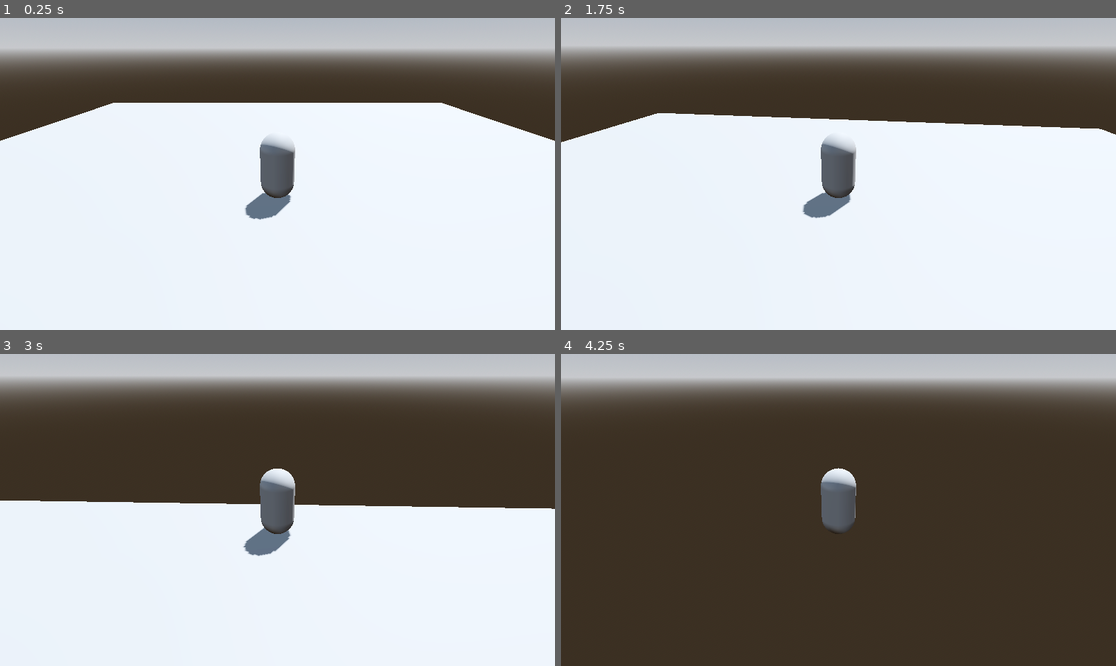
Above: before the commit, frames 1-4 (two rows, left to right).
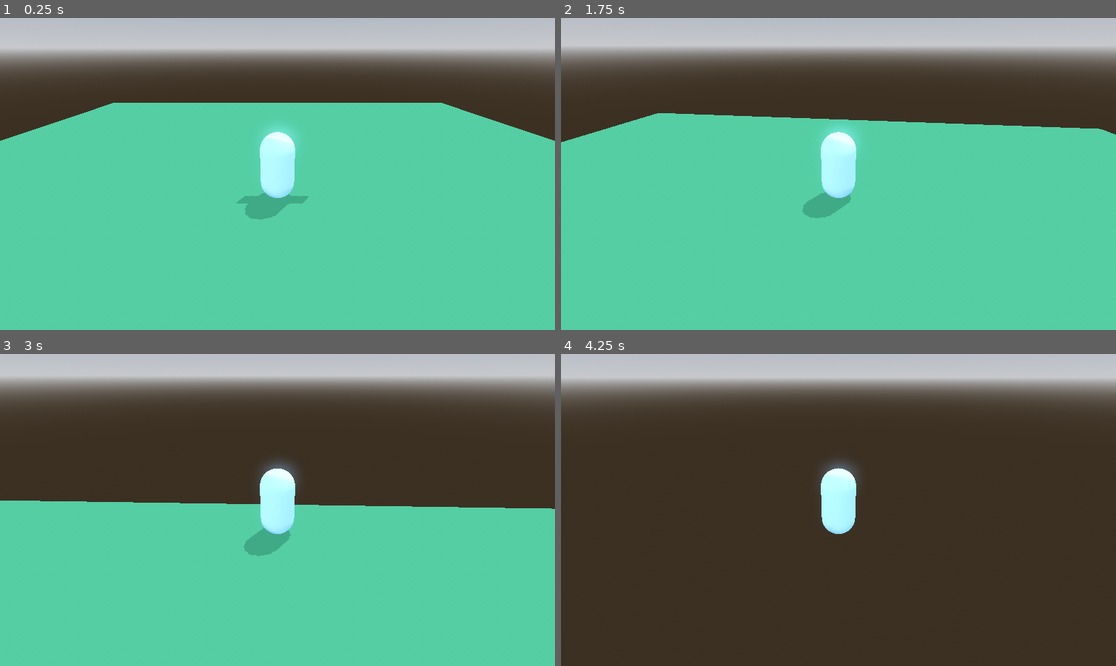
Above: after the commit, the same moments.

Repository: kyle-hessel/godot-narrative-prototype
Game: Godot game, scene res://scenes/main.tscn
The game is run twice, just before and just after one commit, with the same random seed, the same clock (stepped at 60 frames per second) and the same inputs.
Inputs (mouse positions are in pixels of both pictures, inside the frame that each line leads up to):
- Up to frame 1 (0.25 s): no input
- Up to frame 2 (1.75 s): tap Enter at 0.5 s; move the mouse to (866, 174) at 0.52 s; hold 1 (combat_action1) 0.53-1.28 s; hold W (forward) from 0.53 s (still down); tap Space (jump) at 0.77, 1.52 s; move the mouse to (810, 174) at 1.27 s; tap 2 (combat_action2) at 1.35 s
- Up to frame 3 (3 s): keep holding W (forward); move the mouse to (288, 503) at 2.02 s; hold 3 (combat_action3) 2.03-2.78 s; move the mouse to (271, 516) at 2.77 s; tap 4 (combat_action4) at 2.85 s
- Up to frame 4 (4.25 s): keep holding W (forward); tap Space (jump) at 3.02, 3.77 s; move the mouse to (877, 513) at 3.52 s; tap Shift (sprint) at 3.6 s

The runs differ from the first frame. In frame 1, 70% of the frame differs, in the area x 0-100%, y 27-100%; in frame 2, 66%; in frame 3, 53%; in frame 4, 1.3%.

Commit message:
Added halftone, toon, and outline shaders to the project and assigned them to prototype objects.

Diff:
--- a/scenes/main.tscn
+++ b/scenes/main.tscn
@@ -1,7 +1,9 @@
-[gd_scene load_steps=6 format=3 uid="uid://derbil8eh3sma"]
+[gd_scene load_steps=11 format=3 uid="uid://derbil8eh3sma"]
 
 [ext_resource type="Script" path="res://scripts/level.gd" id="1_p5pro"]
 [ext_resource type="PackedScene" uid="uid://cdplgwr0kkrcr" path="res://scenes/player.tscn" id="1_tdgme"]
+[ext_resource type="Shader" path="res://shaders/art_style/halftone.gdshader" id="2_bwlsd"]
+[ext_resource type="Shader" path="res://shaders/art_style/hq_outlines_pp.gdshader" id="3_cjaud"]
 
 [sub_resource type="ProceduralSkyMaterial" id="ProceduralSkyMaterial_fwa2y"]
 sky_horizon_color = Color(0.64625, 0.65575, 0.67075, 1)
@@ -15,6 +17,37 @@
 sky = SubResource("Sky_drhgh")
 tonemap_mode = 2
 glow_enabled = true
+
+[sub_resource type="ShaderMaterial" id="ShaderMaterial_avkuh"]
+render_priority = 0
+shader = ExtResource("2_bwlsd")
+shader_parameter/albedo = Color(0.282353, 0.486275, 0.376471, 1)
+shader_parameter/uv1_scale = Vector3(1, 1, 1)
+shader_parameter/uv1_offset = null
+shader_parameter/albedo_energy = 1.2
+shader_parameter/frequency = 134.444
+shader_parameter/radius_weight = 2.0
+shader_parameter/shade_bias = 2.0
+shader_parameter/shade_amount = 0.7
+
+[sub_resource type="QuadMesh" id="QuadMesh_nbesm"]
+flip_faces = true
+size = Vector2(2, 2)
+
+[sub_resource type="ShaderMaterial" id="ShaderMaterial_6cph7"]
+render_priority = 0
+shader = ExtResource("3_cjaud")
+shader_parameter/outlineColor = Color(0, 0, 0, 1)
+shader_parameter/depth_threshold = 0.025
+shader_parameter/normal_threshold = 0.5
+shader_parameter/normal_smoothing = 0.25
+shader_parameter/max_thickness = 1.2
+shader_parameter/min_thickness = 0.5
+shader_parameter/max_distance = 75.0
+shader_parameter/min_distance = 2.0
+shader_parameter/grazing_fresnel_power = 5.0
+shader_parameter/grazing_angle_mask_power = 1.0
+shader_parameter/grazing_angle_modulation_factor = 50.0
 
 [node name="Main" type="Node3D"]
 script = ExtResource("1_p5pro")
@@ -30,5 +63,11 @@
 transform = Transform3D(1, 0, 0, 0, 1, 0, 0, 0, 1, 0, -0.5, 0)
 use_collision = true
 size = Vector3(27.2138, 1, 30.9952)
+material = SubResource("ShaderMaterial_avkuh")
 
 [node name="Player" parent="." instance=ExtResource("1_tdgme")]
+
+[node name="PostProcessOutlineShader" type="MeshInstance3D" parent="."]
+extra_cull_margin = 16384.0
+mesh = SubResource("QuadMesh_nbesm")
+surface_material_override/0 = SubResource("ShaderMaterial_6cph7")
--- a/scenes/player.tscn
+++ b/scenes/player.tscn
@@ -1,11 +1,24 @@
-[gd_scene load_steps=7 format=3 uid="uid://cdplgwr0kkrcr"]
+[gd_scene load_steps=9 format=3 uid="uid://cdplgwr0kkrcr"]
 
 [ext_resource type="Script" path="res://scripts/player.gd" id="1_vbk4d"]
 [ext_resource type="Texture2D" uid="uid://dw4odbkkyov0u" path="res://assets/UI/Target_Reticle.png" id="2_3hnpp"]
+[ext_resource type="Shader" path="res://shaders/art_style/halftone.gdshader" id="2_cyob2"]
 
 [sub_resource type="CapsuleShape3D" id="CapsuleShape3D_ty4c4"]
 
 [sub_resource type="CapsuleMesh" id="CapsuleMesh_c2aid"]
+
+[sub_resource type="ShaderMaterial" id="ShaderMaterial_tc8uh"]
+render_priority = 0
+shader = ExtResource("2_cyob2")
+shader_parameter/albedo = Color(0.552941, 0.752941, 0.929412, 1)
+shader_parameter/uv1_scale = Vector3(1, 1, 1)
+shader_parameter/uv1_offset = null
+shader_parameter/albedo_energy = 1.2
+shader_parameter/frequency = 330.0
+shader_parameter/radius_weight = 2.0
+shader_parameter/shade_bias = 2.0
+shader_parameter/shade_amount = 0.7
 
 [sub_resource type="SeparationRayShape3D" id="SeparationRayShape3D_pieuv"]
 slide_on_slope = true
@@ -23,6 +36,7 @@
 [node name="MeshInstance3D" type="MeshInstance3D" parent="."]
 transform = Transform3D(1, 0, 0, 0, 1, 0, 0, 0, 1, 0, 1, 0)
 mesh = SubResource("CapsuleMesh_c2aid")
+surface_material_override/0 = SubResource("ShaderMaterial_tc8uh")
 
 [node name="SpringArm3D" type="SpringArm3D" parent="."]
 transform = Transform3D(1, 0, 0, 0, 0.906307, 0.422618, 0, -0.422618, 0.906307, 0, 0.744943, 0)
--- /dev/null
+++ b/shaders/art_style/flexible_toon_shader.gdshader
@@ -0,0 +1,104 @@
+shader_type spatial;
+
+//render_mode ambient_light_disabled;
+
+// AUTHOR: CaptainProton42, atzuk4451
+
+uniform vec4 albedo : source_color = vec4(1.0f);
+uniform sampler2D albedo_texture : source_color;
+uniform float albedo_energy : hint_range(0.5, 2.0) = 1.2;
+uniform bool clamp_diffuse_to_max = false;
+
+uniform int cuts : hint_range(1, 8) = 3;
+uniform float wrap : hint_range(-2.0f, 2.0f) = 0.0f;
+uniform float steepness : hint_range(1.0f, 8.0f) = 1.0f;
+
+uniform bool use_attenuation = true;
+
+uniform bool use_specular = true;
+uniform float specular_strength : hint_range(0.0f, 1.0f) = 1.0f;
+uniform float specular_shininess : hint_range(0.0f, 32.0f) = 16.0f;
+uniform sampler2D specular_map : source_color;
+
+uniform bool use_rim = true;
+uniform float rim_width : hint_range(0.0f, 16.0f) = 8.0f;
+uniform vec4 rim_color : source_color = vec4(1.0f);
+
+uniform bool use_ramp = false;
+uniform sampler2D ramp : source_color;
+
+uniform bool use_borders = false;
+uniform float border_width = 0.01f;
+
+varying vec3 vertex_pos;
+varying vec3 normal;
+
+float split_specular(float specular) {
+	return step(0.5f, specular);
+}
+
+void vertex() {
+	vertex_pos = VERTEX;
+	normal = NORMAL;
+}
+
+void fragment() {
+	ALBEDO = albedo.rgb * texture(albedo_texture, UV).rgb * albedo_energy;
+}
+
+void light() {
+	// Attenuation.
+	float attenuation = 1.0f;
+	if (use_attenuation) {
+		attenuation = ATTENUATION;
+	}
+
+	// Diffuse lighting.
+	float NdotL = dot(NORMAL, LIGHT);
+	float diffuse_amount = NdotL + (attenuation - 1.0) + wrap;
+	//float diffuse_amount = NdotL * attenuation + wrap;
+	diffuse_amount *= steepness;
+	float cuts_inv = 1.0f / float(cuts);
+	float diffuse_stepped = clamp(diffuse_amount + mod(1.0f - diffuse_amount, cuts_inv), 0.0f, 1.0f);
+
+	// Calculate borders.
+	float border = 0.0f;
+	if (use_borders) {
+		float corr_border_width = length(cross(NORMAL, LIGHT)) * border_width * steepness;
+		border = step(diffuse_stepped - corr_border_width, diffuse_amount)
+				 - step(1.0 - corr_border_width, diffuse_amount);
+	}
+
+	// Apply diffuse result to different styles.
+	vec3 diffuse = ALBEDO.rgb * LIGHT_COLOR / PI;
+	if (use_ramp) {
+		diffuse *= texture(ramp, vec2(diffuse_stepped * (1.0f - border), 0.0f)).rgb;
+	} else {
+		diffuse *= diffuse_stepped * (1.0f - border);
+	}
+
+	if (clamp_diffuse_to_max) {
+		// Clamp diffuse to max for multiple light sources.
+		DIFFUSE_LIGHT = max(DIFFUSE_LIGHT, diffuse);
+	} else {
+		DIFFUSE_LIGHT += diffuse;
+	}
+
+	// Specular lighting.
+	if (use_specular) {
+		vec3 H = normalize(LIGHT + VIEW);
+		float NdotH = dot(NORMAL, H);
+		float specular_amount = max(pow(NdotH, specular_shininess*specular_shininess), 0.0f)
+							    * texture(specular_map, UV).r
+								* attenuation;
+		specular_amount = split_specular(specular_amount);
+		SPECULAR_LIGHT += specular_strength * specular_amount * LIGHT_COLOR;
+	}
+
+	// Simple rim lighting.
+	if (use_rim) {
+		float NdotV = dot(NORMAL, VIEW);
+		float rim_light = pow(1.0 - NdotV, rim_width);
+		SPECULAR_LIGHT += rim_light * rim_color.rgb * rim_color.a * LIGHT_COLOR / PI; //Changed DIFFUSE_LIGHT to SPECULAR_LIGHT while migrating for similar result
+	}
+}
--- /dev/null
+++ b/shaders/art_style/halftone.gdshader
@@ -0,0 +1,48 @@
+shader_type spatial;
+render_mode blend_mix, depth_draw_opaque, cull_disabled, diffuse_burley, specular_schlick_ggx;
+uniform vec4 albedo : source_color;
+uniform sampler2D texture_albedo : source_color;
+uniform vec3 uv1_scale = vec3(1.0, 1.0, 1.0);
+uniform vec3 uv1_offset;
+
+uniform float albedo_energy : hint_range(0.5, 2.0) = 1.2;
+uniform float frequency : hint_range(0.0, 1920.0) = 330.0;
+uniform float radius_weight : hint_range(0.1, 10.0) = 2.0;
+uniform float shade_bias : hint_range(0.1, 10.0) = 2.0;
+uniform float shade_amount : hint_range(0.0, 1.0) = 0.7;
+
+float aastep(float threshold, float value) {
+	float afwidth = 0.7 * length(vec2(dFdx(value), dFdy(value)));
+	return smoothstep(threshold-afwidth, threshold+afwidth, value);
+}
+
+// AUTHOR: Room204 Studios. Small changes by me.
+
+void vertex() {
+	 UV= UV * uv1_scale.xy + uv1_offset.xy;
+}
+
+void fragment() {
+	vec2 base_uv = UV;
+ 	vec4 albedo_tex = texture(texture_albedo,base_uv);
+ 	ALBEDO = albedo.rgb * albedo_tex.rgb * albedo_energy;
+}
+
+void light() {
+	vec2 halftone_coord = mat2(vec2(0.707, -0.707), vec2(0.707, 0.707)) * (FRAGCOORD.xy * frequency / VIEWPORT_SIZE.x);
+
+	// get distance to center of next circle
+	vec2 nearest = 2.0 * fract(halftone_coord) - 1.0;
+	float dist = length(nearest);
+
+	// get size based on the lighting
+	float shading = clamp(dot(NORMAL, LIGHT), 0.0, 1.0) * ATTENUATION;
+	float radius = sqrt(max(1.0 - shading * shade_bias, 0.0)) * radius_weight;
+
+	// pick black or white based on radius
+	vec3 white = vec3(1.0, 1.0, 1.0);
+	vec3 black = vec3(0.0, 0.0, 0.0);
+	vec3 spots = mix(white, black, aastep(radius, dist)); // reversed to shaded in white
+
+	DIFFUSE_LIGHT = ALBEDO - (ALBEDO * spots * shade_amount);
+}
--- /dev/null
+++ b/shaders/art_style/hq_outlines_pp.gdshader
@@ -0,0 +1,272 @@
+shader_type spatial;
+render_mode unshaded, blend_mix, depth_draw_never, depth_test_disabled;
+
+/*
+	AUTHOR: Hannah "EMBYR" Crawford
+	ENGINE_VERSION: 4.0.3
+
+	HOW TO USE:
+		1. Create a MeshInstance3D node and place it in your scene.
+		2. Set it's size to 2x2.
+		3. Enable the "Flip Faces" option.
+		4. Create a new shader material with this shader.
+		5. Assign the material to the MeshInstance3D
+
+	LIMITATIONS:
+		Does not work well with TAA enabled.
+
+	MOBILE_NOTES:
+		The mobile renderer does not have access to the normal_roughness texture
+		so we must rely on techniques to reconstruct this information from the
+		depth buffer.
+
+		If you require support on mobile please uncomment the SUPPORT_MOBILE line
+		below. I have done my best to match the appearance between the two modes
+		however, mobile does not take into account smooth-shaded faces.
+
+		The high-quality reconstruction method used on mobile is rather heavy on
+		texture samples. If you would like to use the lower-quality recontruction
+		method for better performance, please uncomment the NAIVE_NORMAL_RECONSTRUCTION
+		line below.
+*/
+//#define SUPPORT_MOBILE
+//#define NAIVE_NORMAL_RECONSTRUCTION
+
+group_uniforms outline;
+uniform vec4 outlineColor: source_color = vec4(0.0, 0.0, 0.0, 0.78);
+uniform float depth_threshold = 0.025;
+uniform float normal_threshold : hint_range(0.0, 1.5) = 0.5;
+uniform float normal_smoothing : hint_range(0.0, 1.0) = 0.25;
+
+group_uniforms thickness;
+uniform float max_thickness: hint_range(0.0, 5.0) = 1.3;
+uniform float min_thickness = 0.5;
+uniform float max_distance = 75.0;
+uniform float min_distance = 2.0;
+
+group_uniforms grazing_prevention;
+uniform float grazing_fresnel_power = 5.0;
+uniform float grazing_angle_mask_power = 1.0;
+uniform float grazing_angle_modulation_factor = 50.0;
+
+uniform sampler2D DEPTH_TEXTURE : hint_depth_texture, filter_linear, repeat_disable;
+
+#ifndef SUPPORT_MOBILE
+uniform sampler2D NORMR_TEXTURE : hint_normal_roughness_texture, filter_linear, repeat_disable;
+#else
+varying flat mat4 model_view_matrix;
+#endif// !SUPPORT_MOBILE
+
+struct UVNeighbors {
+	vec2 center;
+	vec2 left;     vec2 right;     vec2 up;          vec2 down;
+	vec2 top_left; vec2 top_right; vec2 bottom_left; vec2 bottom_right;
+};
+
+struct NeighborDepthSamples {
+	float c_d;
+	float l_d;  float r_d;  float u_d;  float d_d;
+	float tl_d; float tr_d; float bl_d; float br_d;
+};
+
+UVNeighbors getNeighbors(vec2 center, float width, float aspect) {
+	vec2 h_offset = vec2(width * aspect * 0.001, 0.0);
+	vec2 v_offset = vec2(0.0, width * 0.001);
+	UVNeighbors n;
+	n.center = center;
+	n.left   = center - h_offset;
+	n.right  = center + h_offset;
+	n.up     = center - v_offset;
+	n.down   = center + v_offset;
+	n.top_left     = center - (h_offset - v_offset);
+	n.top_right    = center + (h_offset - v_offset);
+	n.bottom_left  = center - (h_offset + v_offset);
+	n.bottom_right = center + (h_offset + v_offset);
+	return n;
+}
+
+float getMinimumDepth(NeighborDepthSamples ds){
+	return min(ds.c_d, min(ds.l_d, min(ds.r_d, min(ds.u_d, min(ds.d_d, min(ds.tl_d, min(ds.tr_d, min(ds.bl_d, ds.br_d))))))));
+}
+
+float getLinearDepth(float depth, vec2 uv, mat4 inv_proj) {
+	vec3 ndc = vec3(uv * 2.0 - 1.0, depth);
+	vec4 view = inv_proj * vec4(ndc, 1.0);
+	view.xyz /= view.w;
+	return -view.z;
+}
+
+NeighborDepthSamples getLinearDepthSamples(UVNeighbors uvs, sampler2D depth_tex, mat4 invProjMat) {
+	NeighborDepthSamples result;
+	result.c_d  = getLinearDepth(texture(depth_tex, uvs.center).r, uvs.center, invProjMat);
+	result.l_d  = getLinearDepth(texture(depth_tex, uvs.left).r  , uvs.left  , invProjMat);
+	result.r_d  = getLinearDepth(texture(depth_tex, uvs.right).r , uvs.right , invProjMat);
+	result.u_d  = getLinearDepth(texture(depth_tex, uvs.up).r    , uvs.up    , invProjMat);
+	result.d_d  = getLinearDepth(texture(depth_tex, uvs.down).r  , uvs.down  , invProjMat);
+	result.tl_d = getLinearDepth(texture(depth_tex, uvs.top_left).r, uvs.top_left, invProjMat);
+	result.tr_d = getLinearDepth(texture(depth_tex, uvs.top_right).r, uvs.top_right, invProjMat);
+	result.bl_d = getLinearDepth(texture(depth_tex, uvs.bottom_left).r, uvs.bottom_left, invProjMat);
+	result.br_d = getLinearDepth(texture(depth_tex, uvs.bottom_right).r, uvs.bottom_right, invProjMat);
+	return result;
+}
+
+float remap(float v, float from1, float to1, float from2, float to2) {
+	return (v - from1) / (to1 - from1) * (to2 - from2) + from2;
+}
+
+float fresnel(float amount, vec3 normal, vec3 view) {
+	return pow((1.0 - clamp(dot(normalize(normal), normalize(view)), 0.0, 1.0 )), amount);
+}
+
+float getGrazingAngleModulation(vec3 pixel_normal, vec3 view) {
+	float x = clamp(((fresnel(grazing_fresnel_power, pixel_normal, view) - 1.0) / grazing_angle_mask_power) + 1.0, 0.0, 1.0);
+	return (x + grazing_angle_modulation_factor) + 1.0;
+}
+
+float detectEdgesDepth(NeighborDepthSamples depth_samples, vec3 pixel_normal, vec3 view) {
+	float n_total =
+		depth_samples.l_d +
+		depth_samples.r_d +
+		depth_samples.u_d +
+		depth_samples.d_d +
+		depth_samples.tl_d +
+		depth_samples.tr_d +
+		depth_samples.bl_d +
+		depth_samples.br_d;
+
+	float t = depth_threshold * getGrazingAngleModulation(pixel_normal, view);
+	return step(t, n_total - (depth_samples.c_d * 8.0));
+}
+
+// Reconstruction helpers
+// Source: https://www.reddit.com/r/godot/comments/v70p2k/improved_normal_from_depth/
+#ifdef SUPPORT_MOBILE
+vec3 reconstructWorldPosition(float depth, mat4 model_view, mat4 inv_proj, vec2 screen_uv, mat4 world, mat4 inv_cam){
+  vec4 pos = inverse(model_view) * inv_proj * vec4((screen_uv * 2.0 - 1.0), depth * 2.0 - 1.0, 1.0);
+  pos.xyz /= (pos.w + 0.0001 * (1.-abs(sign(pos.w))));
+  return (pos * inv_cam).xyz + world[3].xyz;
+}
+
+#ifndef NAIVE_NORMAL_RECONSTRUCTION
+vec3 reconstructWorldNormal(sampler2D depth_tex, mat4 model_view, mat4 inv_proj, vec2 screen_uv, mat4 world, mat4 inv_cam, vec2 viewport_size) {
+    vec2 e = vec2(1.0 / viewport_size);
+    float c0 = texture(depth_tex, screen_uv                ).r;
+    float l2 = texture(depth_tex, screen_uv - vec2(2,0) * e).r;
+    float l1 = texture(depth_tex, screen_uv - vec2(1,0) * e).r;
+    float r1 = texture(depth_tex, screen_uv + vec2(1,0) * e).r;
+    float r2 = texture(depth_tex, screen_uv + vec2(2,0) * e).r;
+    float b2 = texture(depth_tex, screen_uv - vec2(0,2) * e).r;
+    float b1 = texture(depth_tex, screen_uv - vec2(0,1) * e).r;
+    float t1 = texture(depth_tex, screen_uv + vec2(0,1) * e).r;
+    float t2 = texture(depth_tex, screen_uv + vec2(0,2) * e).r;
+
+    float dl = abs(l1 * l2 / (2.0 * l2 - l1) - c0);
+    float dr = abs(r1 * r2 / (2.0 * r2 - r1) - c0);
+    float db = abs(b1 * b2 / (2.0 * b2 - b1) - c0);
+    float dt = abs(t1 * t2 / (2.0 * t2 - t1) - c0);
+
+    vec3 ce = reconstructWorldPosition(c0, model_view, inv_proj, screen_uv, world, inv_cam);
+
+    vec3 dpdx = (dl<dr) ?  ce-reconstructWorldPosition(l1, model_view, inv_proj, screen_uv - vec2(1,0) * e, world, inv_cam) :
+                          -ce+reconstructWorldPosition(r1, model_view, inv_proj, screen_uv + vec2(1,0) * e, world, inv_cam) ;
+    vec3 dpdy = (db<dt) ?  ce-reconstructWorldPosition(b1, model_view, inv_proj, screen_uv - vec2(0,1) * e, world, inv_cam) :
+                          -ce+reconstructWorldPosition(t1, model_view, inv_proj, screen_uv + vec2(0,1) * e, world, inv_cam) ;
+
+    return normalize(cross(dpdx,dpdy));
+}
+#else
+vec3 reconstructWorldNormal(sampler2D depth_tex, mat4 model_view, mat4 inv_proj, vec2 screen_uv, mat4 world, mat4 inv_cam, vec2 viewport_size) {
+    vec3 pos = reconstructWorldPosition(texture(depth_tex, screen_uv).x, model_view, inv_proj, screen_uv, world, inv_cam);
+    return normalize(cross(dFdx(pos), dFdy(pos)));
+}
+#endif//!NAIVE_NORMAL_RECONSTRUCTION
+
+float detectEdgesNormalReconstructed(UVNeighbors uvs, sampler2D depth_tex, mat4 model_view, mat4 inv_proj, vec2 screen_uv, mat4 world, mat4 inv_cam, vec2 viewport_size){
+	vec3 n_u  = reconstructWorldNormal(depth_tex, model_view, inv_proj, uvs.up,           world, inv_cam, viewport_size);
+	vec3 n_d  = reconstructWorldNormal(depth_tex, model_view, inv_proj, uvs.down,         world, inv_cam, viewport_size);
+	vec3 n_l  = reconstructWorldNormal(depth_tex, model_view, inv_proj, uvs.left,         world, inv_cam, viewport_size);
+	vec3 n_r  = reconstructWorldNormal(depth_tex, model_view, inv_proj, uvs.right,        world, inv_cam, viewport_size);
+	vec3 n_tl = reconstructWorldNormal(depth_tex, model_view, inv_proj, uvs.top_left,     world, inv_cam, viewport_size);
+	vec3 n_tr = reconstructWorldNormal(depth_tex, model_view, inv_proj, uvs.top_right,    world, inv_cam, viewport_size);
+	vec3 n_bl = reconstructWorldNormal(depth_tex, model_view, inv_proj, uvs.bottom_left,  world, inv_cam, viewport_size);
+	vec3 n_br = reconstructWorldNormal(depth_tex, model_view, inv_proj, uvs.bottom_right, world, inv_cam, viewport_size);
+
+	vec3 normalFiniteDifference0 = n_tr - n_bl;
+	vec3 normalFiniteDifference1 = n_tl - n_br;
+	vec3 normalFiniteDifference2 = n_l - n_r;
+	vec3 normalFiniteDifference3 = n_u - n_d;
+
+	float edgeNormal = sqrt(
+		dot(normalFiniteDifference0, normalFiniteDifference0) +
+		dot(normalFiniteDifference1, normalFiniteDifference1) +
+		dot(normalFiniteDifference2, normalFiniteDifference2) +
+		dot(normalFiniteDifference3, normalFiniteDifference3)
+	) * 0.5;
+
+	return smoothstep(normal_threshold - normal_smoothing, normal_threshold + normal_smoothing, edgeNormal);
+}
+#else
+float detectEdgesNormal(UVNeighbors uvs, sampler2D normTex, vec3 camDirWorld){
+	vec3 n_u = texture(normTex, uvs.up).xyz;
+	vec3 n_d = texture(normTex, uvs.down).xyz;
+	vec3 n_l = texture(normTex, uvs.left).xyz;
+	vec3 n_r = texture(normTex, uvs.right).xyz;
+	vec3 n_tl = texture(normTex, uvs.top_left).xyz;
+	vec3 n_tr = texture(normTex, uvs.top_right).xyz;
+	vec3 n_bl = texture(normTex, uvs.bottom_left).xyz;
+	vec3 n_br = texture(normTex, uvs.bottom_right).xyz;
+
+	vec3 normalFiniteDifference0 = n_tr - n_bl;
+	vec3 normalFiniteDifference1 = n_tl - n_br;
+	vec3 normalFiniteDifference2 = n_l - n_r;
+	vec3 normalFiniteDifference3 = n_u - n_d;
+
+	float edgeNormal = sqrt(
+		dot(normalFiniteDifference0, normalFiniteDifference0) +
+		dot(normalFiniteDifference1, normalFiniteDifference1) +
+		dot(normalFiniteDifference2, normalFiniteDifference2) +
+		dot(normalFiniteDifference3, normalFiniteDifference3)
+	);
+
+	return smoothstep(normal_threshold - normal_smoothing, normal_threshold + normal_smoothing, edgeNormal);
+}
+#endif//SUPPORT_MOBILE
+
+void vertex() {
+	POSITION = vec4(VERTEX, 1.0);
+
+#ifdef SUPPORT_MOBILE
+    model_view_matrix = INV_VIEW_MATRIX * mat4(VIEW_MATRIX[0],VIEW_MATRIX[1],VIEW_MATRIX[2],VIEW_MATRIX[3]);;
+#endif
+}
+
+void fragment() {
+	float aspect = float(VIEWPORT_SIZE.y) / float(VIEWPORT_SIZE.x);
+
+	UVNeighbors n = getNeighbors(SCREEN_UV, max_thickness, aspect);
+	NeighborDepthSamples depth_samples = getLinearDepthSamples(n, DEPTH_TEXTURE, INV_PROJECTION_MATRIX);
+
+	float min_d = getMinimumDepth(depth_samples);
+	float thickness = clamp(remap(min_d, min_distance, max_distance, max_thickness, min_thickness), min_thickness, max_thickness);
+	float fade_a = clamp(remap(min_d, min_distance, max_distance, 1.0, 0.0), 0.0, 1.0);
+
+	n = getNeighbors(SCREEN_UV, thickness, aspect);
+	depth_samples = getLinearDepthSamples(n, DEPTH_TEXTURE, INV_PROJECTION_MATRIX);
+
+#ifndef SUPPORT_MOBILE
+	vec3 pixel_normal = texture(NORMR_TEXTURE, SCREEN_UV).xyz;
+#else
+	vec3 pixel_normal = reconstructWorldNormal(DEPTH_TEXTURE, model_view_matrix, INV_PROJECTION_MATRIX, SCREEN_UV, MODEL_MATRIX, INV_VIEW_MATRIX, VIEWPORT_SIZE.xy);
+#endif
+
+	float depthEdges = detectEdgesDepth(depth_samples, pixel_normal, VIEW);
+
+#ifndef SUPPORT_MOBILE
+	float normEdges = min(detectEdgesNormal(n, NORMR_TEXTURE, CAMERA_DIRECTION_WORLD), 1.0);
+#else
+	float normEdges = min(detectEdgesNormalReconstructed(n, DEPTH_TEXTURE, model_view_matrix, INV_PROJECTION_MATRIX, SCREEN_UV, MODEL_MATRIX, INV_VIEW_MATRIX, VIEWPORT_SIZE.xy), 1.0);
+#endif
+
+	ALBEDO.rgb = outlineColor.rgb;
+	ALPHA = max(depthEdges, normEdges) * outlineColor.a * fade_a;
+}
